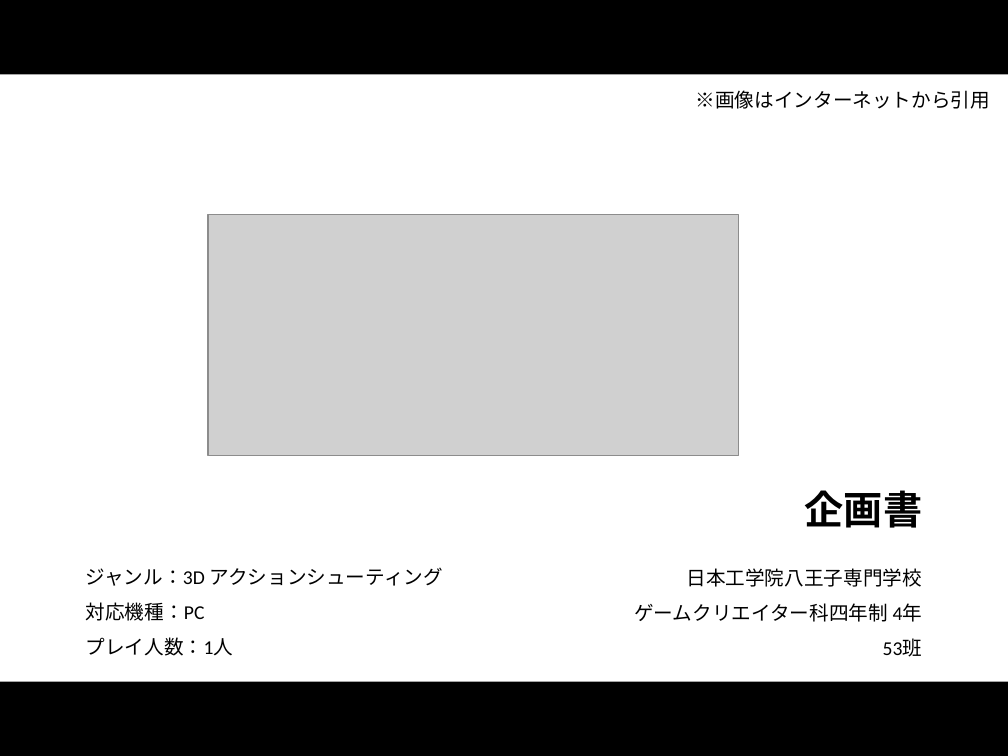
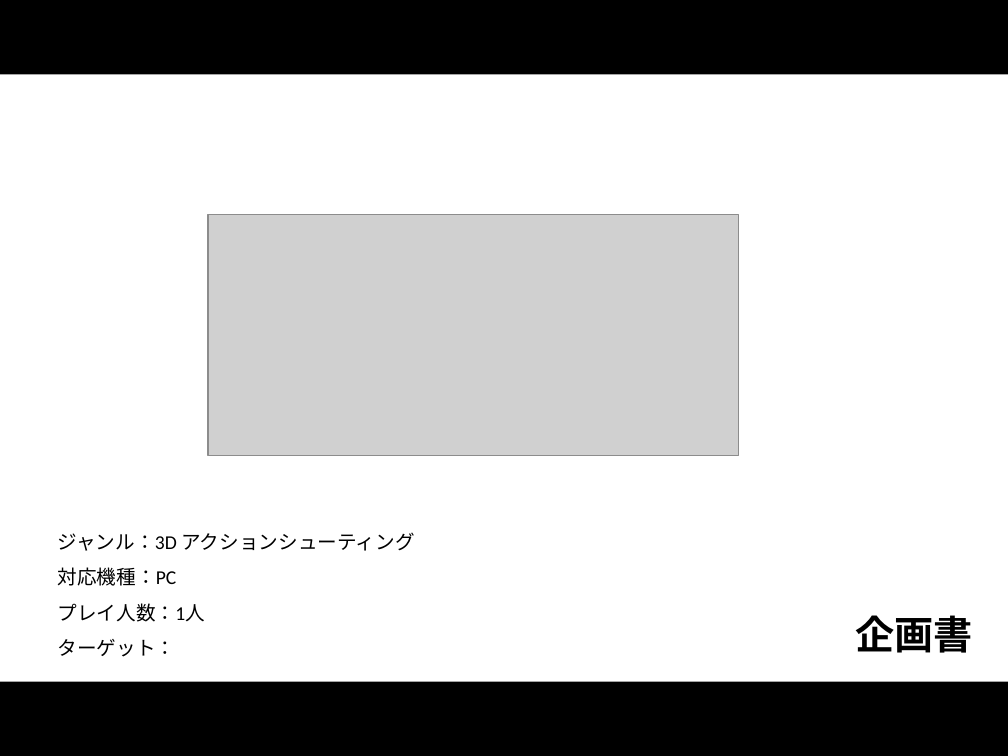
Before and after one commit to thi-bow/2017Team05, a slide deck: slide 1 of 企画/企画書/PurgeVer2.pptx. Drawn at 1008x756 pixels with LibreOffice and Linux fonts; fonts in the diff are those of the drawing; grey boxes stand for pictures. Boxes give left, top, right and bottom in pixels: in the first picture for what was removed or moved away, otherwise in the second. Text is boxed around its words. In the diff, an @@ line names an element or a change of style, - is before the commit and + after.

Commit message:
モデルコミット1

```diff
--- a/企画/企画書/PurgeVer2.pptx
+++ b/企画/企画書/PurgeVer2.pptx
@@ text removed at (696, 90, 990, 109) @@
-※画像はインターネットから引用
@@ subtitle "ジャンル：3D アクションシューティング": place and size @@
-subtitle "ジャンル：3D アクションシューティング" at (86, 567, 442, 656)
+subtitle "ジャンル：3D アクションシューティング" at (58, 532, 414, 657)
@@ text at (634, 568, 923, 657): paragraphs removed @@
-日本工学院八王子専門学校
-ゲームクリエイター科四年制 4年
-53班
@@ text "企画書": place and size @@
-text "企画書" at (634, 490, 923, 657)
+text "企画書" at (855, 615, 972, 653)
@@ text "企画書" at (855, 615, 972, 653): line spacing 0.9 to 0.8 @@
@@ subtitle at (58, 639, 176, 657): paragraph added @@
+ターゲット：
```
Also in this commit, not shown: 2 other slides changed, 3 slides added, 11 other files.
